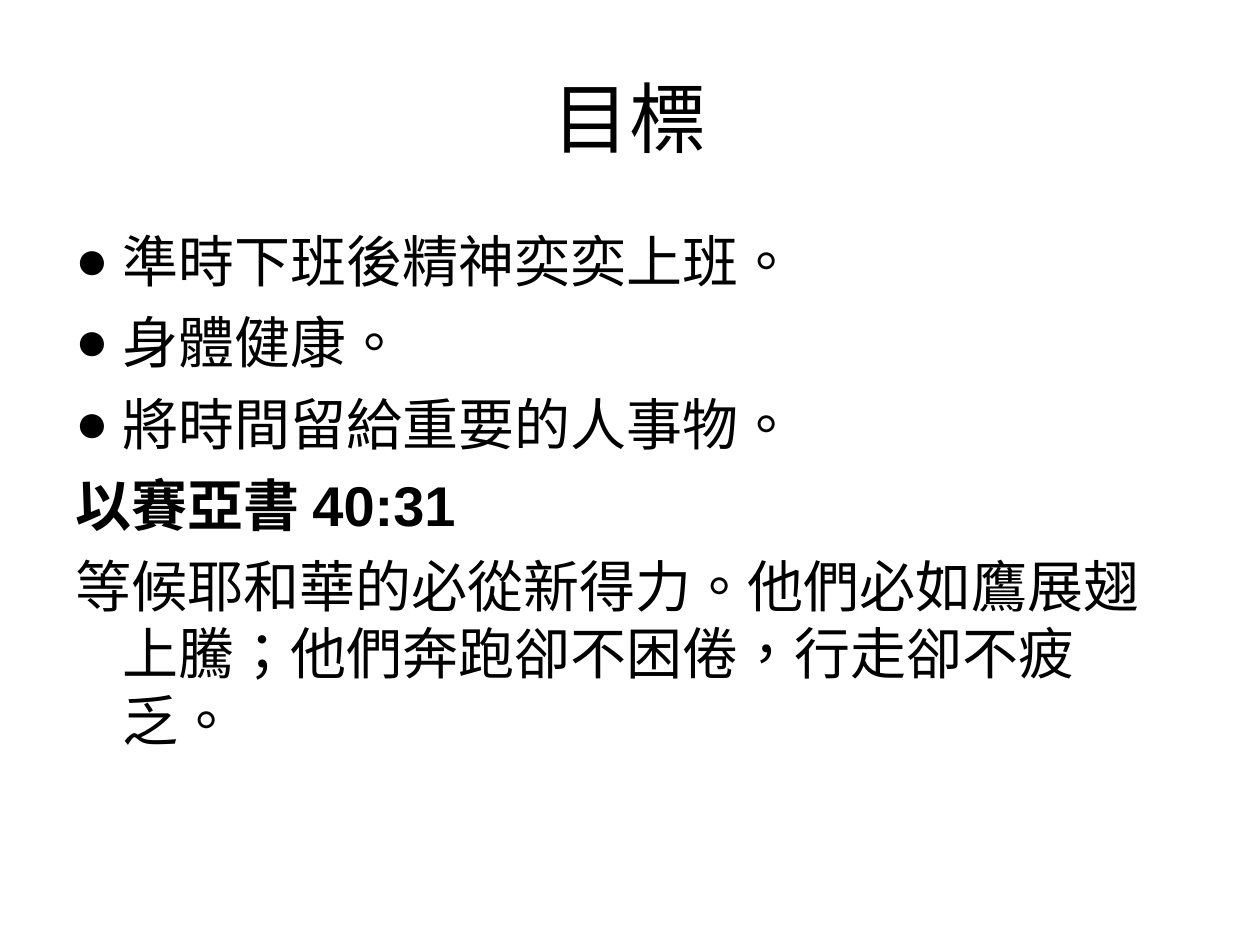
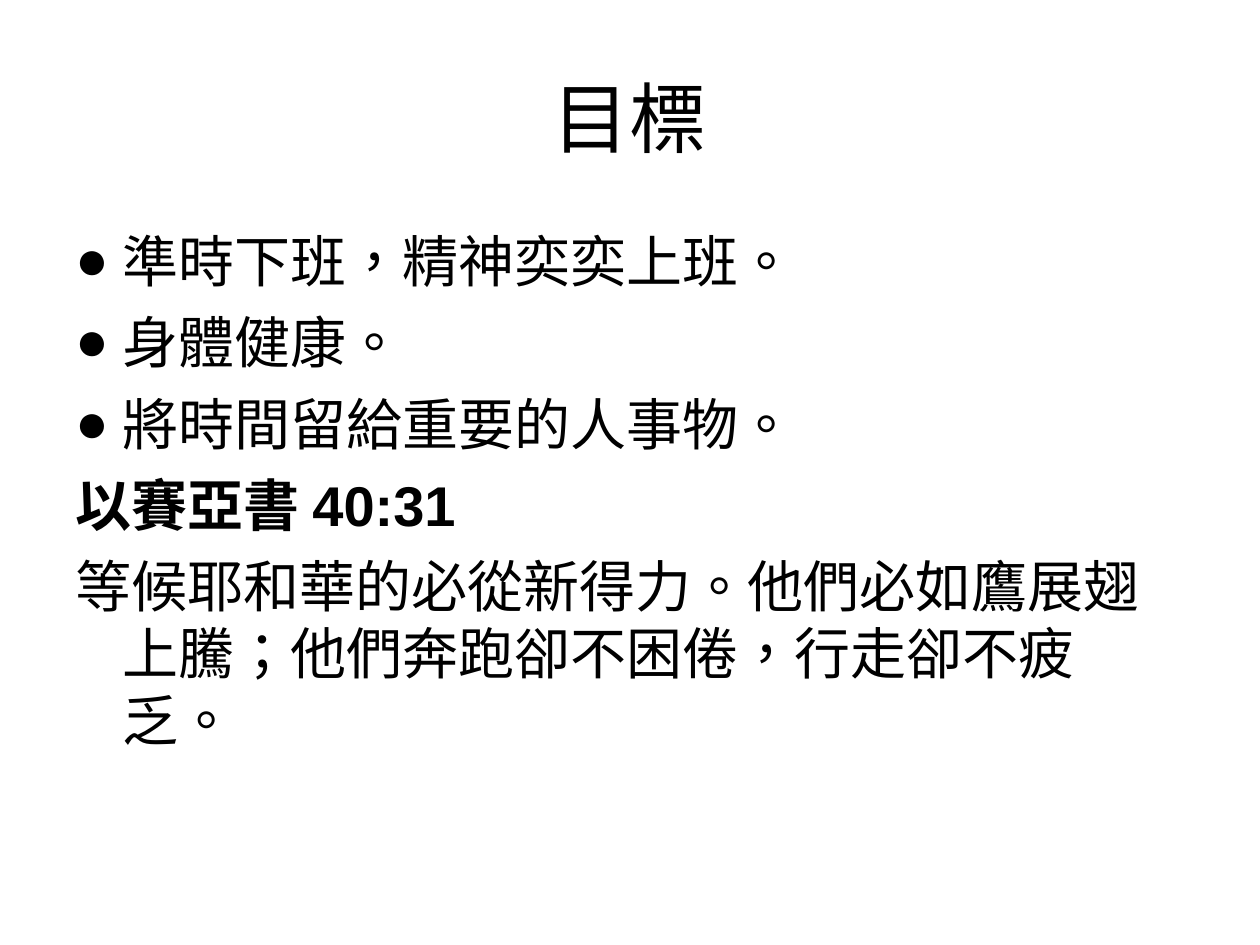
Before and after one commit to godman945/estore_sample, a slide deck: slide 8 of 20210128_t.ppt (slide 47 before the commit). Drawn at 1260x945 pixels with LibreOffice and Linux fonts; fonts in the diff are those of the drawing; background and template pictures are left out. Boxes give left, top, right and bottom in pixels: in the first picture for what was removed or moved away, otherwise in the second. Text is boxed around its words. In the diff, an @@ line names an element or a change of style, - is before the commit and + after.

```diff
--- a/20210128_t.ppt
+++ b/20210128_t.ppt
@@ text at <box>123,234,795,287</box>: text changed @@
-● 準時下班後精神奕奕上班。
+● 準時下班，精神奕奕上班。
```
Also in this commit, not shown: 4 other slides changed, 2 slides added, 40 slides removed, 1 other file.
